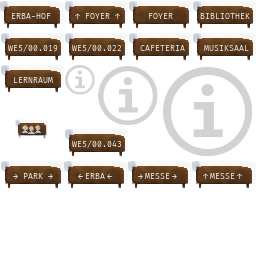
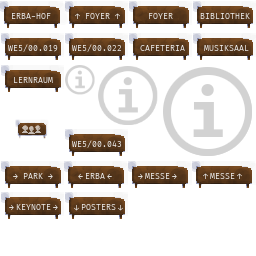
Layered file, before and after one edit (256x256). Changes by layer:
added group "→ KEYNOTE →-Kopie" with 5 layers above "→ KEYNOTE →" over (65, 192, 128, 219)
added layer "↓ POSTERS ↓" in group "→ KEYNOTE →-Kopie" over (73, 204, 123, 211)
added layer "shield-highlight #17" (color dodge, 26%) in group "→ KEYNOTE →-Kopie" over (67, 192, 128, 216)
added layer "shield-shadow-Kopie #17" (multiply, 81%) in group "→ KEYNOTE →-Kopie" over (65, 192, 125, 215)
added layer "shield-shadow #17" (multiply) in group "→ KEYNOTE →-Kopie" over (69, 197, 125, 219)
added layer "shield-foundation #17" in group "→ KEYNOTE →-Kopie" over (69, 197, 125, 219)
added group "→ KEYNOTE →" with 5 layers above "park" over (1, 192, 64, 219)
added layer "→ KEYNOTE → #1" in group "→ KEYNOTE →" over (9, 204, 58, 211)
added layer "shield-highlight #16" (color dodge, 26%) in group "→ KEYNOTE →" over (3, 192, 64, 216)
added layer "shield-shadow-Kopie #16" (multiply, 81%) in group "→ KEYNOTE →" over (1, 192, 61, 215)
added layer "shield-shadow #16" (multiply) in group "→ KEYNOTE →" over (5, 197, 61, 219)
added layer "shield-foundation #16" in group "→ KEYNOTE →" over (5, 197, 61, 219)
